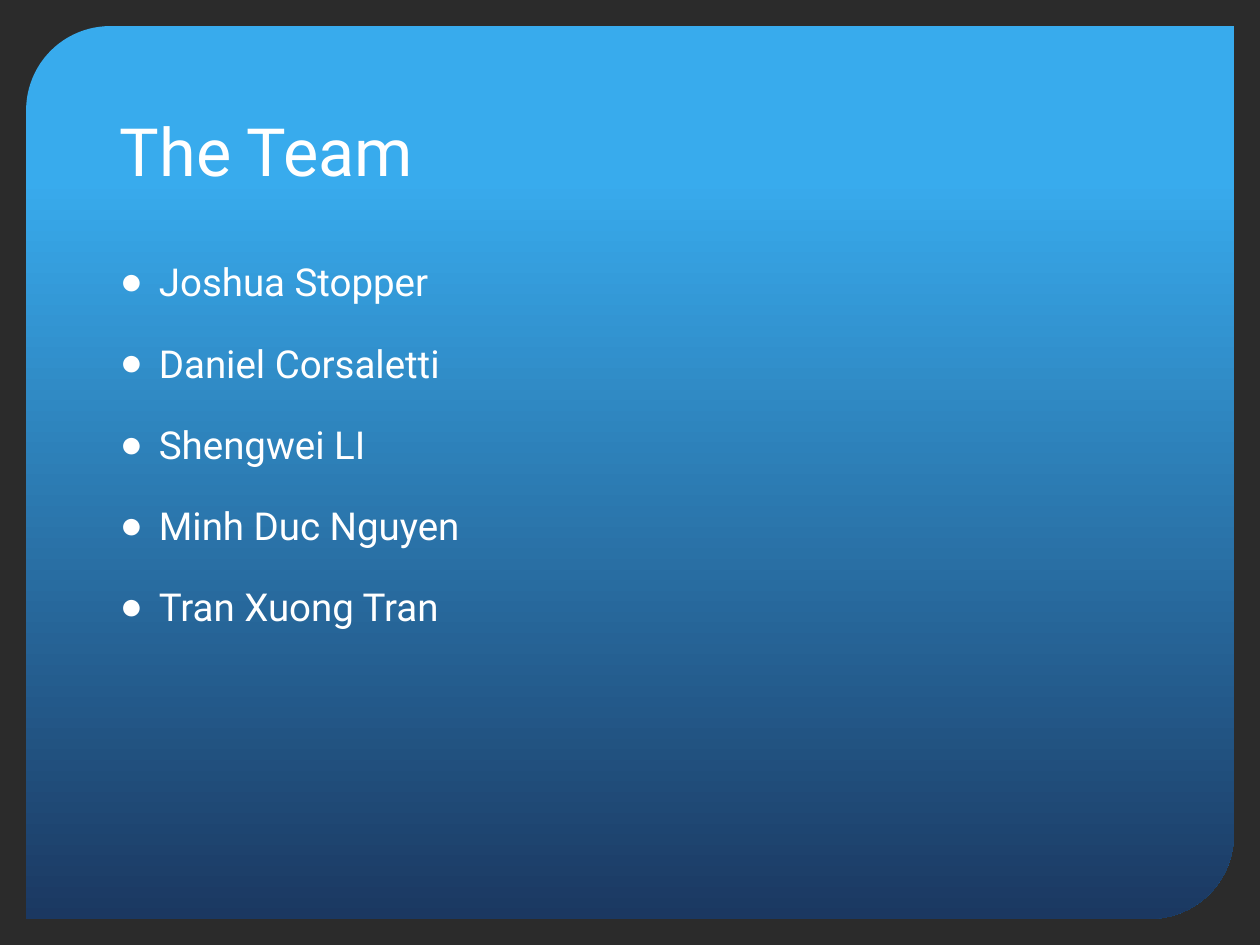
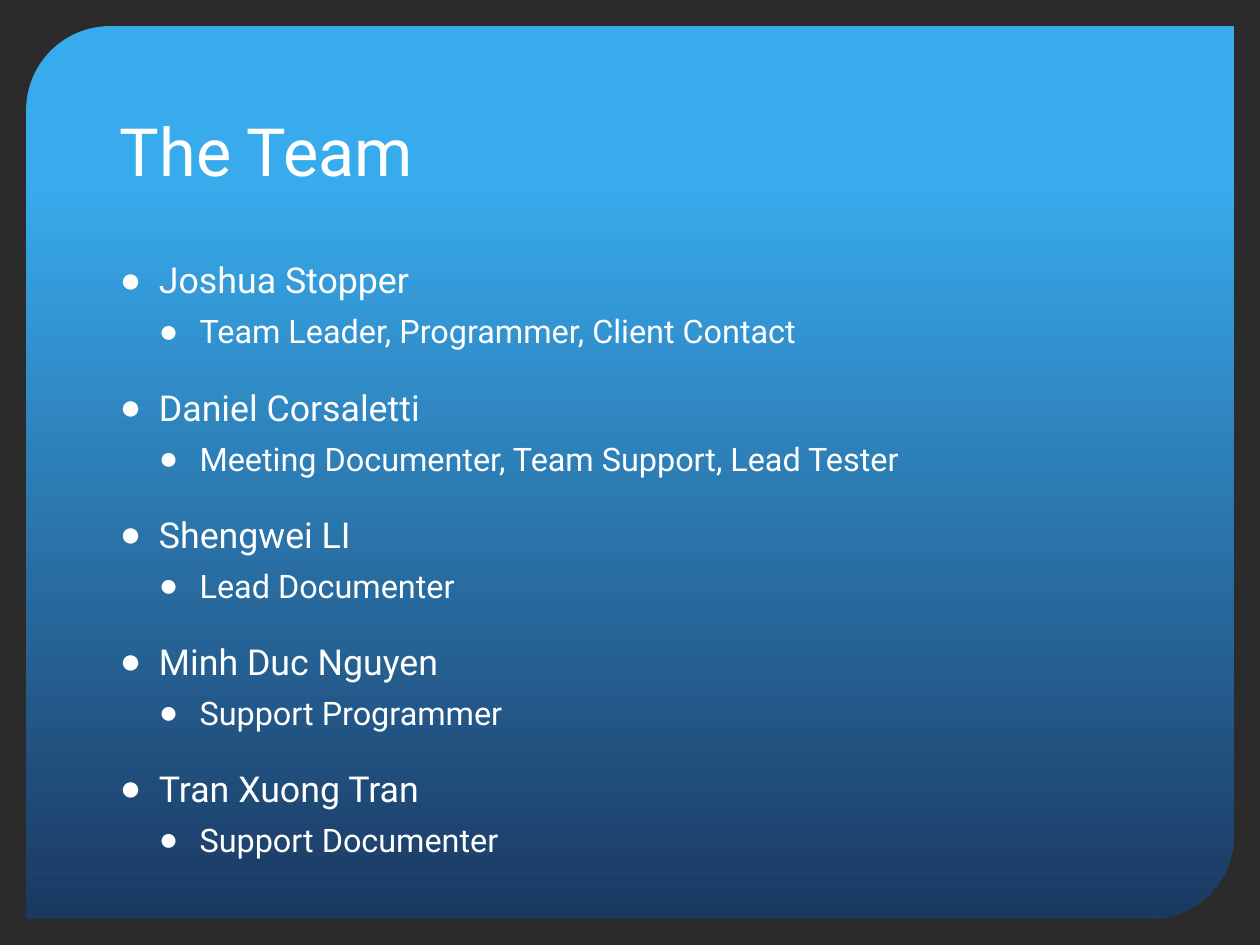
Before and after one commit to ngokylan/Leap-Motion, a slide deck: slide 2 of Presentaton slide/Final Presentation.pptx. Drawn at 1260x945 pixels with LibreOffice and Linux fonts; fonts in the diff are those of the drawing; background and template pictures are left out; a plain dark background stands for a picture behind light text. Boxes give left, top, right and bottom in pixels: in the first picture for what was removed or moved away, otherwise in the second. Text is boxed around its words. In the diff, an @@ line names an element or a change of style, - is before the commit and + after.

Commit message:
Updates
Spelling error in poster
More content in the final presentation added

```diff
--- a/Presentaton slide/Final Presentation.pptx
+++ b/Presentaton slide/Final Presentation.pptx
@@ text at [159, 266, 898, 810]: paragraph added @@
+  ● Support Documenter
@@ text at [159, 266, 438, 810]: size 22 to 20.4 pt in "Joshua Stopper", "Daniel Corsaletti", "Shengwei LI", "Minh Duc Nguyen" and 1 more places @@
@@ text at [200, 318, 796, 350]: paragraph added @@
+  ● Team Leader, Programmer, Client Contact
@@ text at [200, 446, 898, 478]: paragraph added @@
+  ● Meeting Documenter, Team Support, Lead Tester
@@ text at [200, 573, 455, 599]: paragraph added @@
+  ● Lead Documenter
@@ text at [200, 701, 502, 732]: paragraph added @@
+  ● Support Programmer
```
Also in this commit, not shown: 1 slide added, 1 other file.
